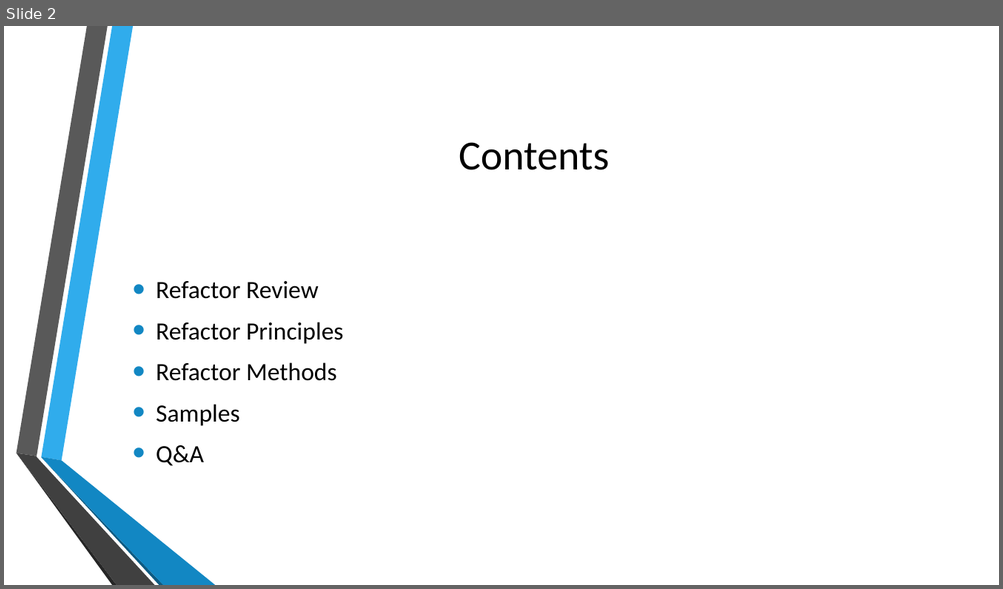
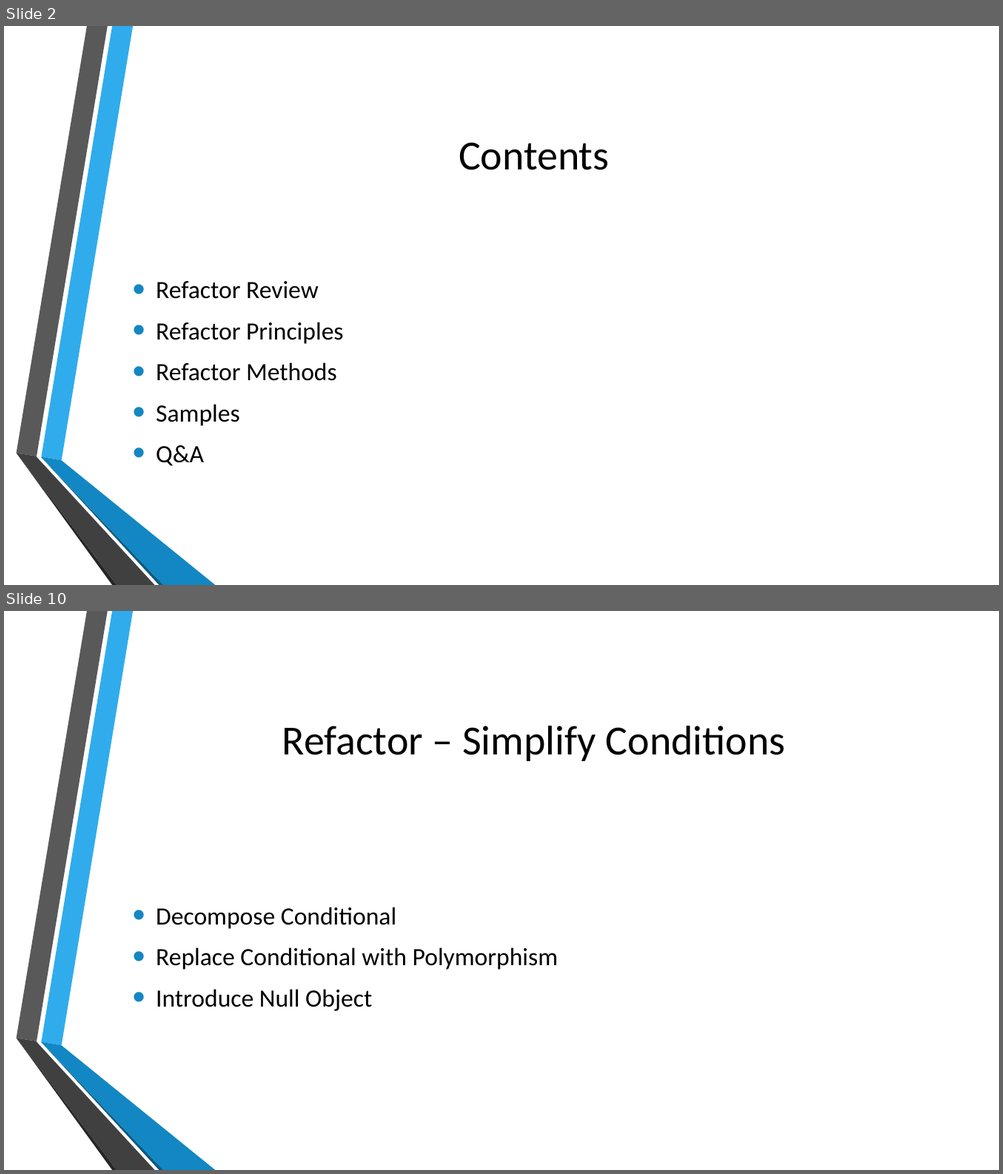
Before and after one commit to zhangyun/sharings, a slide deck: Refactoring - Java/Refactoring.pptx. Shown one above the other, each under a label of ours: slide 2 before the commit, slides 2 and 10 after it; the slides between them are not shown. The pictures are 1003x589 and 1003x1174 pixels, drawn with LibreOffice and Linux fonts; fonts in the diff are those of the drawing; background and template pictures are left out. Boxes give left, top, right and bottom in pixels: in the first picture for what was removed or moved away, otherwise in the second. Text is boxed around its words. In the diff, an @@ line names an element or a change of style, - is before the commit and + after.

Commit message:
New version of refactoring - java

```diff
--- a/Refactoring - Java/Refactoring.pptx
+++ b/Refactoring - Java/Refactoring.pptx
@@ slide 10 added at bbox=[4, 611, 999, 1170], background picture (left out); not listed: 6 template elements that a slide beside it also shows @@
@@ title added at bbox=[282, 726, 785, 761], 40 pt, text #000000 @@
+Refactor – Simplify Conditions
@@ text added at bbox=[156, 907, 558, 1011], 24 pt, text #000000 @@
+• Decompose Conditional
+• Replace Conditional with Polymorphism
+• Introduce Null Object
```
Also in this commit, not shown: 1 slide changed, 11 other slides added, 2 slides removed.
